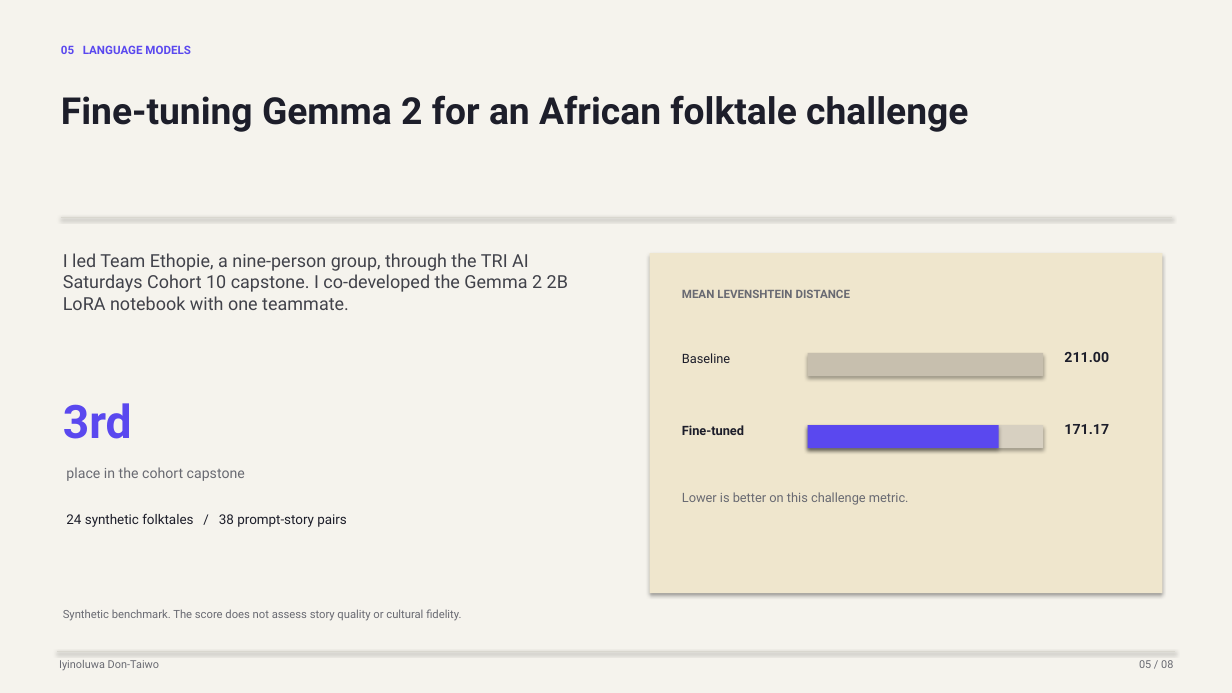
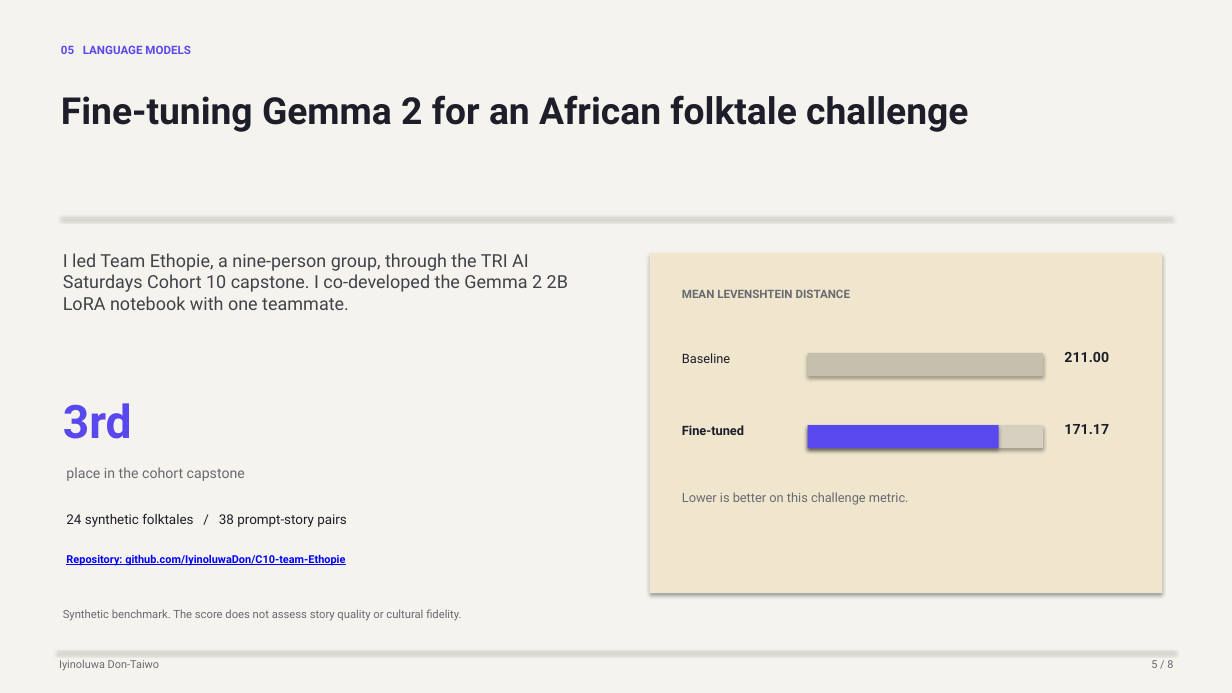
Before and after one commit to IyinoluwaDon/Portfolio, a slide deck: slide 5 of public/decks/iyinoluwa-don-taiwo-projects.pptx. Drawn at 1232x693 pixels with LibreOffice and Linux fonts; fonts in the diff are those of the drawing. Boxes give left, top, right and bottom in pixels: in the first picture for what was removed or moved away, otherwise in the second. Text is boxed around its words. In the diff, an @@ line names an element or a change of style, - is before the commit and + after.

```diff
--- a/public/decks/iyinoluwa-don-taiwo-projects.pptx
+++ b/public/decks/iyinoluwa-don-taiwo-projects.pptx
@@ text added at [66,554,345,566], 8.5 pt, text #0000FF, bold, underline @@
+Repository: github.com/IyinoluwaDon/C10-team-Ethopie
@@ text at [1151,660,1173,668]: text changed @@
-05 / 08
+5 / 8
```
Also in this commit, not shown: 7 other slides changed, 5 other files.
